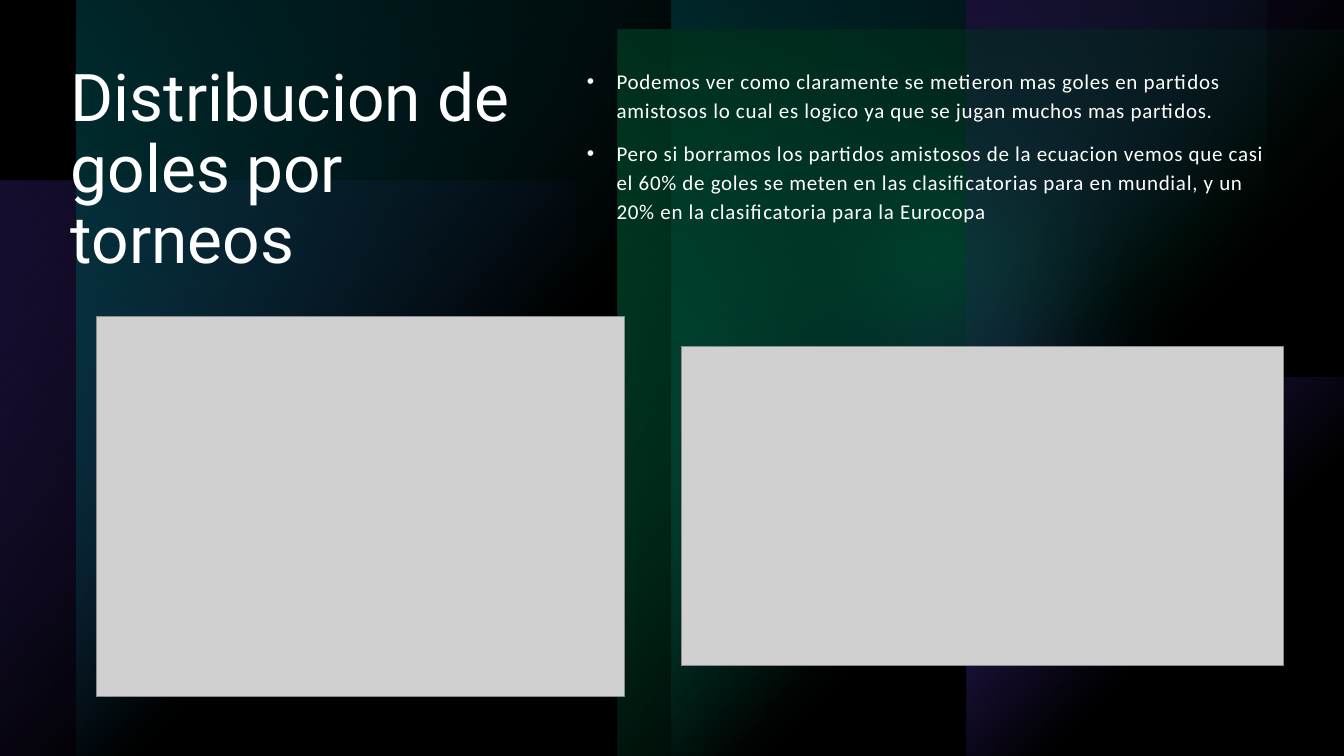
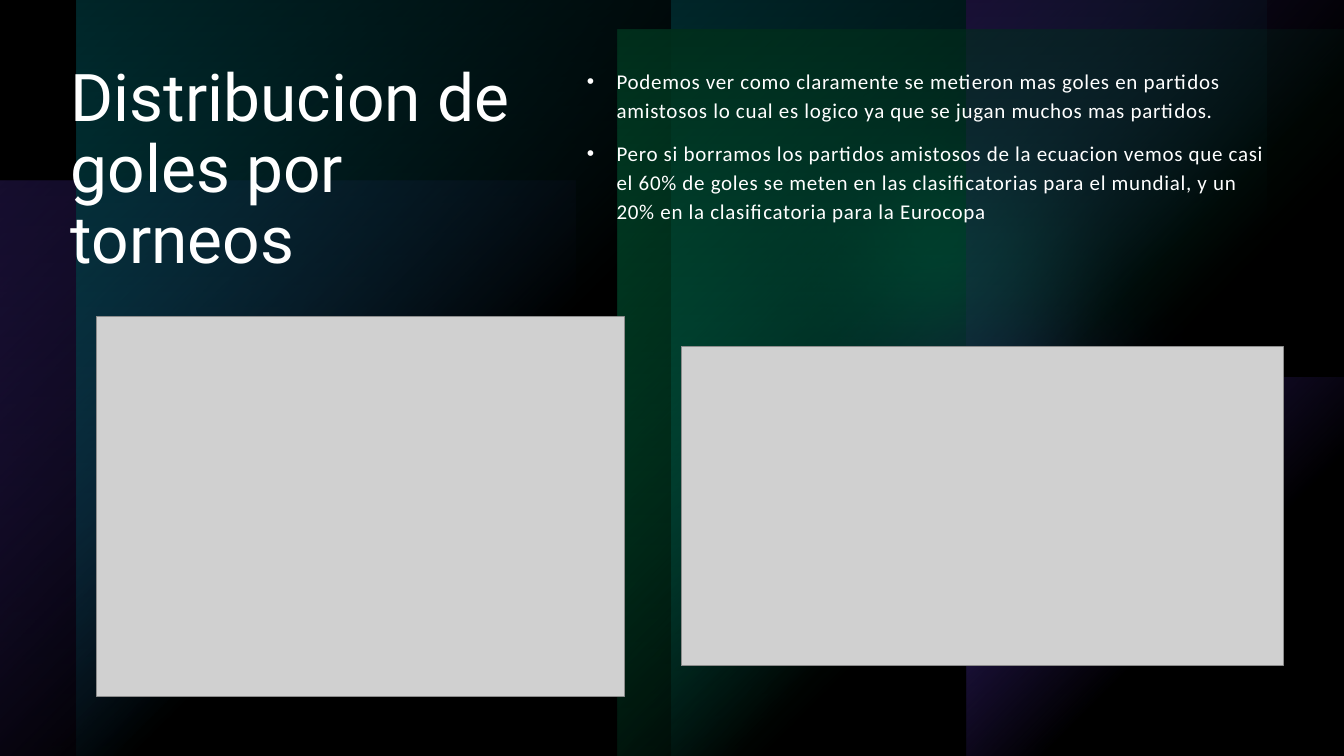
Before and after one commit to MarcoFuchs98/EDA, a slide deck: slide 6 of Partidos Internacionales.pptx (slide 5 before the commit). Drawn at 1344x756 pixels with LibreOffice and Linux fonts; fonts in the diff are those of the drawing; grey boxes stand for pictures. Boxes give left, top, right and bottom in pixels: in the first picture for what was removed or moved away, otherwise in the second. Text is boxed around its words. In the diff, an @@ line names an element or a change of style, - is before the commit and + after.

```diff
--- a/Partidos Internacionales.pptx
+++ b/Partidos Internacionales.pptx
@@ text at [617, 146, 1263, 223]: text changed @@
-• Pero si borramos los partidos amistosos de la ecuacion vemos que casi el 60% de goles se meten en las clasificatorias para en mundial, y un 20% en la clasificatoria para la Eurocopa
+• Pero si borramos los partidos amistosos de la ecuacion vemos que casi el 60% de goles se meten en las clasificatorias para el mundial, y un 20% en la clasificatoria para la Eurocopa
```
Also in this commit, not shown: 1 other slide changed, 1 slide added.
